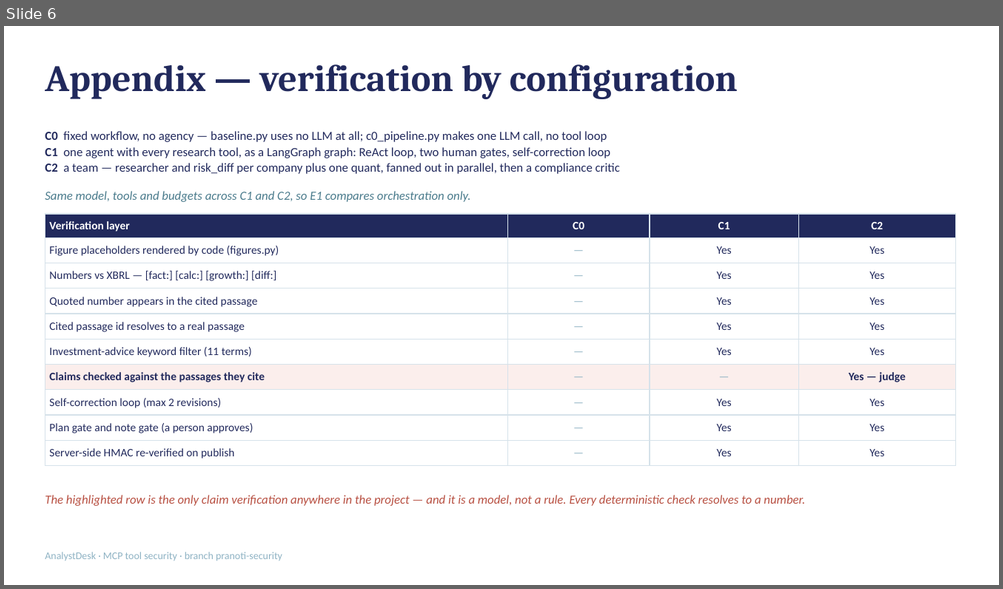
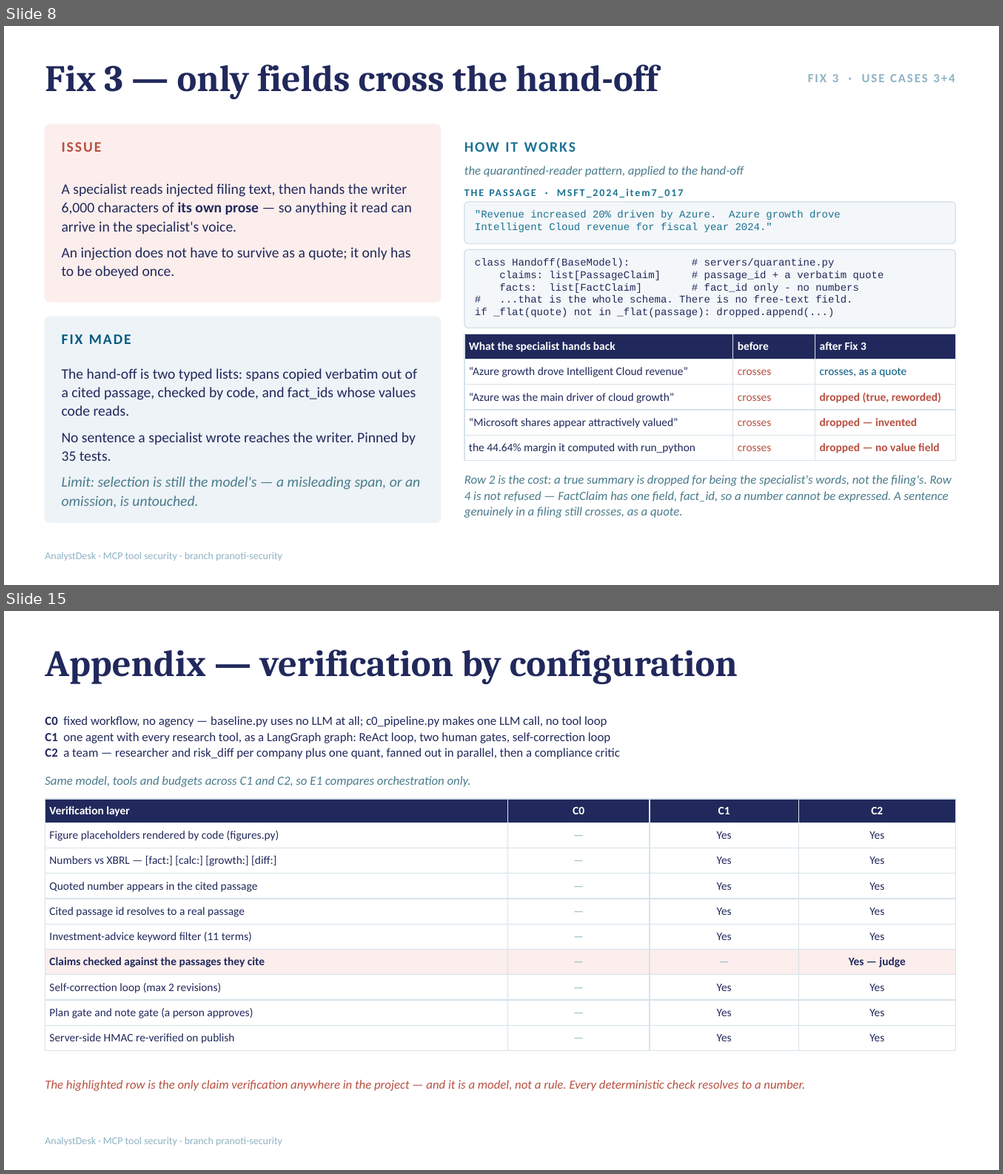
Before and after one commit to tshubhi24-dot/Capstone_IITB_2026, a slide deck: jayshree/analyst_desk/docs/presentation.pptx. Shown one above the other, each under a label of ours: slide 6 before the commit, slides 8 and 15 after it; the slides between them are not shown. The pictures are 1003x589 and 1003x1174 pixels, drawn with LibreOffice and Linux fonts; fonts in the diff are those of the drawing. Boxes give left, top, right and bottom in pixels: in the first picture for what was removed or moved away, otherwise in the second. Text is boxed around its words. In the diff, an @@ line names an element or a change of style, - is before the commit and + after.

```diff
--- a/jayshree/analyst_desk/docs/presentation.pptx
+++ b/jayshree/analyst_desk/docs/presentation.pptx
@@ slide 8 added at box(4, 26, 999, 585), background #FFFFFF; not listed: 1 template element that a slide beside it also shows @@
@@ title added at box(45, 64, 444, 379), 36 pt, text #21295C, bold @@
+Fix 3 — only fields cross the hand-off
@@ text added at box(452, 65, 743, 177), 12 pt, text #4A7B8C, italic @@
+the quarantined-reader pattern, applied to the hand-off
@@ text added at box(808, 74, 954, 82), 12 pt, text #8FB3C4, bold @@
+FIX 3 · USE CASES 3+4
@@ rounded rectangle added at box(45, 124, 441, 302), fill #FBEEEC, outline #FBEEEC 1 pt @@
@@ text added at box(62, 135, 424, 157), 14 pt, text #B85042, bold @@
+ISSUE
@@ text added at box(505, 142, 518, 152), 14 pt, text #1C7293, bold @@
+HOW IT WORKS
@@ text added at box(464, 166, 766, 281), 10 pt, text #1C7293, bold @@
+THE PASSAGE · MSFT_2024_item7_017
@@ text added at box(62, 184, 412, 278), 14 pt, text #21295C @@
+A specialist reads injected filing text, then hands the writer 6,000 characters of its own prose — so anything it read can arrive in the specialist's voice.
+An injection does not have to survive as a quote; it only has to be obeyed once.
@@ rounded rectangle added at box(464, 202, 956, 244), fill #F4F7F9, outline #D6E2EA 1 pt @@
@@ text added at box(475, 210, 840, 232), 10 pt, text #1C7293 @@
+"Revenue increased 20% driven by Azure. Azure growth drove
+Intelligent Cloud revenue for fiscal year 2024."
@@ rounded rectangle added at box(464, 249, 956, 328), fill #F4F7F9, outline #D6E2EA 1 pt @@
@@ text added at box(475, 258, 884, 318), 10 pt, text #21295C @@
+class Handoff(BaseModel): # servers/quarantine.py
+claims: list[PassageClaim] # passage_id + a verbatim quote
+facts: list[FactClaim] # fact_id only - no numbers
+# ...that is the whole schema. There is no free-text field.
+if _flat(quote) not in _flat(passage): dropped.append(...)
@@ rounded rectangle added at box(45, 317, 441, 523), fill #EDF3F7, outline #EDF3F7 1 pt @@
@@ text added at box(62, 327, 424, 350), 14 pt, text #065A82, bold @@
+FIX MADE
@@ table added at box(464, 334, 956, 457), 5 rows, 3 columns @@
+What the specialist hands back | before | after Fix 3
+“Azure growth drove Intelligent Cloud revenue” | crosses | crosses, as a quote
+“Azure was the main driver of cloud growth” | crosses | dropped (true, reworded)
+“Microsoft shares appear attractively valued” | crosses | dropped — invented
+the 44.64% margin it computed with run_python | crosses | dropped — no value field
@@ text added at box(62, 369, 420, 508), 14 pt, text #21295C @@
+The hand-off is two typed lists: spans copied verbatim out of a cited passage, checked by code, and fact_ids whose values code reads.
+No sentence a specialist wrote reaches the writer. Pinned by 35 tests.
+Limit: selection is still the model's — a misleading span, or an omission, is untouched.
@@ text added at box(464, 475, 951, 518), 12 pt, text #4A7B8C, italic @@
+Row 2 is the cost: a true summary is dropped for being the specialist's words, not the filing's. Row 4 is not refused — FactClaim has one field, fact_id, so a number cannot be expressed. A sentence genuinely in a filing still crosses, as a quote.
@@ what was slide 6 is now slide 15 @@
```
Also in this commit, not shown: 6 slides changed, 8 other slides added, 27 other files.
